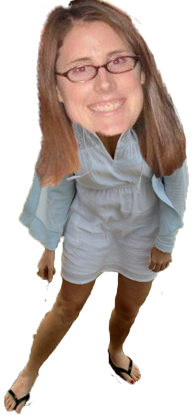
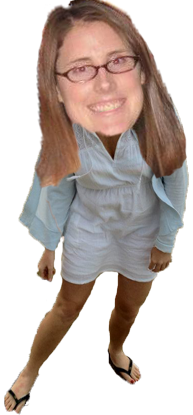
Revision of a layered 193x415 image; what changed, layer by layer:
painted on "Layer 1" over [36,7,144,70]
painted on "Layer 0" over [27,280,163,406]
